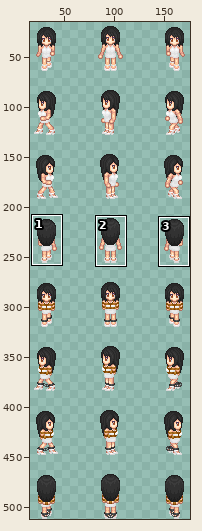
A sprite sheet gets an edit: img/characters/MV_FF8_Rinoa.png. The first picture is a wide view before the edit; the outline marks the close-up.
Close-up. The starting point:
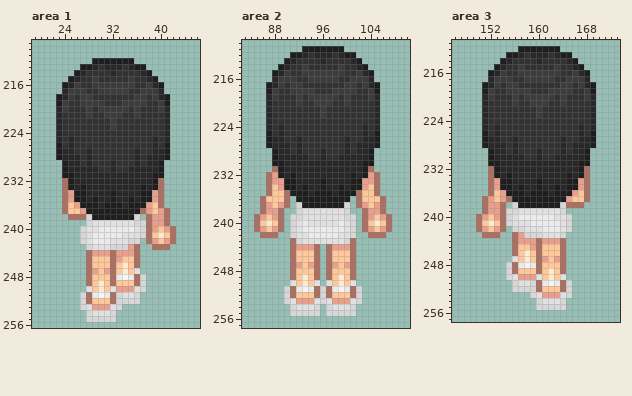
The file is 768x512 pixels. Shown: area 1: x 19..46, y 209..256; area 2: x 83..110, y 210..257; area 3: x 146..173, y 211..257. The wide view leaves out empty margins. The commit also changed other parts of the picture, which this record leaves out.
The result:
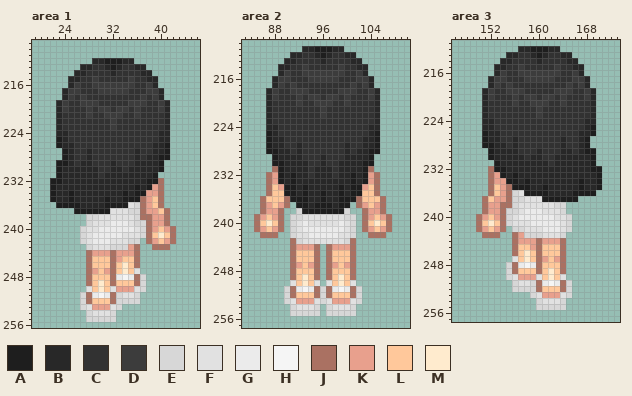
Palette (. is transparent): A #1e1e1e  B #282828  C #323232  D #3c3c3c  E #d7d7d7  F #e1e1e1  G #ebebeb  H #f5f5f5  J #aa7162  K #e8a08d  L #ffc89b  M #ffebce
Diff:
Changed rows in their new state; - is an unchanged pixel.
Area 1:
first column x 23:
212 ------BB---BB------
213 ----BBC--A--CBB----
214 ---B-----------B---
215 --B-------------B--
216 -.---------------.-
217 ----C---------C----
218 .----C-------C----.
219 B------C---C------B
220 ---------C---------
first column x 22:
224 --B---------------B
225 -ABC-------------CB
226 --B---------------B
227 -.A----------------
228 -.A-C-------------A
229 -A--CB---------B---
230 -AB--------B-------
231 -ABB----C---------.
232 AABB------------A--
233 ABBB-B--------ABAK-
234 ABBABB----B-A-A-K--
235 ABBABB-B-AB-A-AJKL-
236 -AAAABBB----AFEJ---
237 --..AA----FFFEE--KL
238 ---...-EFFFFFF-J---
239 ----------GGG------
Area 2:
first column x 87:
211 ------BB---BB------
212 ----BBC--A--CBB----
213 ---B-----------B---
214 --B-------------B--
215 -.---------------.-
216 ----C---------C----
217 .----C-------C----.
218 B------C---C------B
219 ---------C---------
first column x 87:
224 -BC-------------CB-
225 -BC-------------CB-
226 -----C-------C-----
227 ---C-----------C---
228 A--------C--------A
229 ------C-----C------
230 -------CC-CC-------
231 -------C---C-------
232 -------C---C-------
233 --AB-----B-----BA--
234 ---------B---------
235 ---A-B--B-B--B-A---
236 ----A--BB-BB--A----
237 -----A-B---B-A-----
238 ------AAAAAAA------
Area 3:
first column x 151:
212 ------BB---BB------
213 ----BBC--A--CBB----
214 ---B-----------B---
215 --B-------------B--
216 -.---------------.-
217 ----C---------C----
218 .----C-------C----.
219 B------C---C------B
220 ---------C---------
first column x 152:
224 B---------------B--
225 BC-------------CBA-
226 B---------------B--
227 ----------------A.-
228 A-------------C-A.-
229 ---B---------BC--A-
230 -------B--------BA-
231 .---------C----BBA-
232 --A------------BBAA
233 -KABA--------B-BBBA
234 --K-A-A-B----BBABBA
235 -LKJA-A-BA-B-BBABBA
236 ---JEFA----BBBAAAA-
237 LK--EEFFF----AA..--
238 ---J-FFFFFFE-...---
239 ------GGG----------
